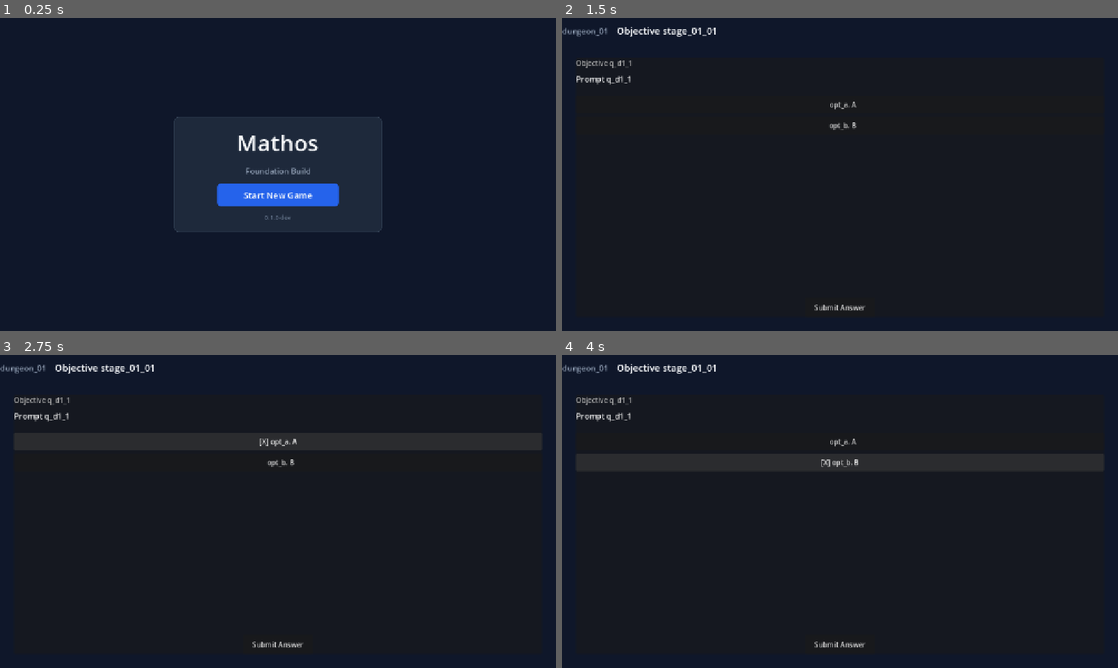
Above: before the commit, frames 1-4 (two rows, left to right).
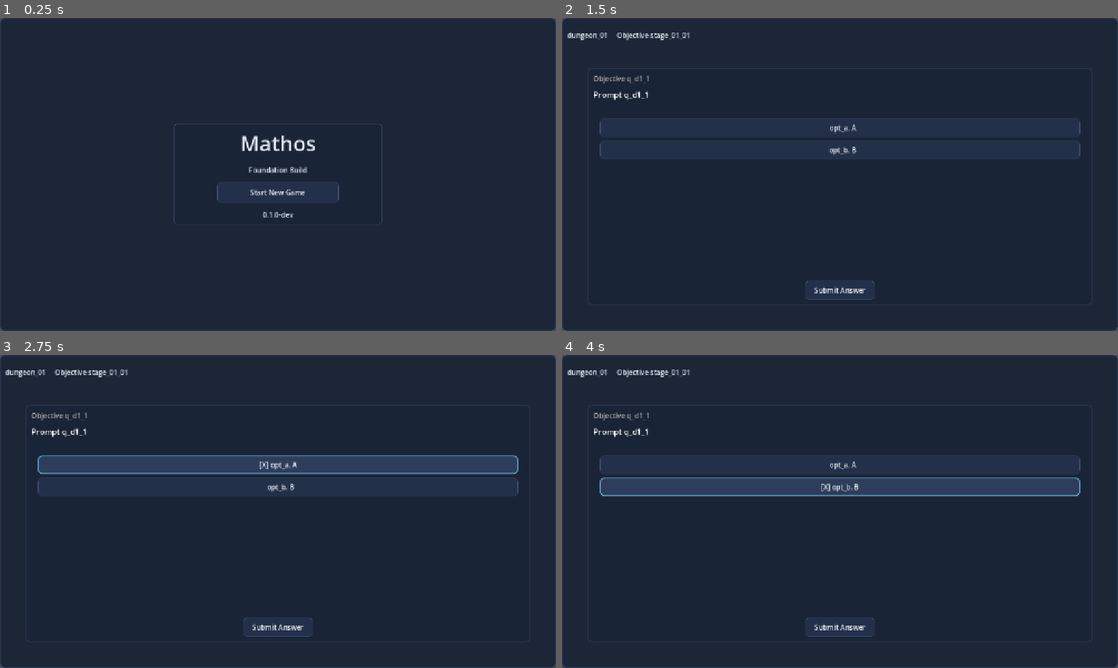
Above: after the commit, the same moments.

Repository: vanthanhcampus57-dev/Mathos
Game: Godot game, scene res://src/app/app_root.tscn
The game is run twice, just before and just after one commit, with the same random seed, the same clock (stepped at 60 frames per second) and the same inputs.
Inputs:
- Up to frame 1 (0.25 s): no input
- Up to frame 2 (1.5 s): click "Start New Game" at 0.5 s; click "Start Puzzle" at 1.25 s
- Up to frame 3 (2.75 s): click "opt_a. A" at 2 s
- Up to frame 4 (4 s): click "[X] opt_a. A" at 2.75 s; click "opt_b. B" at 3.5 s

The runs differ from the first frame. In frame 1, 3.7% of the frame differs, in the area x 0-100%, y 0-100%; in frame 2, 21%; in frame 3, 16%; in frame 4, 20%.

Commit message:
feat(ui): reconcile stage presentation shell with authoritative mathos_theme shared UI foundation

Diff:
--- a/src/ui/stage/stage_presentation_shell.tscn
+++ b/src/ui/stage/stage_presentation_shell.tscn
@@ -1,20 +1,9 @@
-[gd_scene load_steps=14 format=3 uid="uid://d1_stage_presentation_shell_001"]
+[gd_scene load_steps=5 format=3 uid="uid://d1_stage_presentation_shell_001"]
 
 [ext_resource type="Script" path="res://src/ui/stage/stage_presentation_shell.gd" id="1_script"]
-[ext_resource type="PackedScene" uid="uid://d1_lesson_panel_001" path="res://src/ui/lesson/lesson_panel.tscn" id="2_lesson"]
-[ext_resource type="PackedScene" uid="uid://d1_stage_complete_panel_001" path="res://src/ui/stage/stage_complete_panel.tscn" id="3_complete"]
-[ext_resource type="StyleBox" path="res://src/ui/stage/styles/badge_restored.tres" id="4_badge_bg"]
-[ext_resource type="StyleBox" path="res://src/ui/stage/styles/panel_bg.tres" id="5_panel_bg"]
-[ext_resource type="StyleBox" path="res://src/ui/stage/styles/btn_primary_normal.tres" id="6_btn_p_norm"]
-[ext_resource type="StyleBox" path="res://src/ui/stage/styles/btn_primary_hover.tres" id="7_btn_p_hov"]
-[ext_resource type="StyleBox" path="res://src/ui/stage/styles/btn_primary_pressed.tres" id="8_btn_p_press"]
-[ext_resource type="StyleBox" path="res://src/ui/stage/styles/btn_secondary_normal.tres" id="9_btn_s_norm"]
-[ext_resource type="StyleBox" path="res://src/ui/stage/styles/btn_secondary_hover.tres" id="10_btn_s_hov"]
-[ext_resource type="StyleBox" path="res://src/ui/stage/styles/btn_secondary_pressed.tres" id="11_btn_s_press"]
-[ext_resource type="StyleBox" path="res://src/ui/stage/styles/btn_focus.tres" id="12_btn_focus"]
-
-[sub_resource type="StyleBoxFlat" id="StyleBoxFlat_root_bg"]
-bg_color = Color(0.0588235, 0.0901961, 0.164706, 1)
+[ext_resource type="Theme" uid="uid://mathos_theme_001" path="res://src/ui/theme/mathos_theme.tres" id="2_theme"]
+[ext_resource type="PackedScene" uid="uid://d1_lesson_panel_001" path="res://src/ui/lesson/lesson_panel.tscn" id="3_lesson"]
+[ext_resource type="PackedScene" uid="uid://d1_stage_complete_panel_001" path="res://src/ui/stage/stage_complete_panel.tscn" id="4_complete"]
 
 [node name="StagePresentationShell" type="PanelContainer"]
 anchors_preset = 15
@@ -22,7 +11,8 @@
 anchor_bottom = 1.0
 grow_horizontal = 2
 grow_vertical = 2
-theme_override_styles/panel = SubResource("StyleBoxFlat_root_bg")
+theme = ExtResource("2_theme")
+theme_type_variation = &"MathosPanelPrimary"
 script = ExtResource("1_script")
 
 [node name="VBoxContainer" type="VBoxContainer" parent="."]
@@ -31,31 +21,27 @@
 
 [node name="HeaderBar" type="HBoxContainer" parent="VBoxContainer"]
 visible = false
-custom_minimum_size = Vector2(0, 60)
+custom_minimum_size = Vector2(0, 56)
 layout_mode = 2
 theme_override_constants/separation = 20
 
 [node name="DungeonTitleLabel" type="Label" parent="VBoxContainer/HeaderBar"]
 layout_mode = 2
-theme_override_colors/font_color = Color(0.580392, 0.639216, 0.721569, 1)
-theme_override_font_sizes/font_size = 18
+theme_type_variation = &"MathosSubtitle"
 text = "Dungeon Title"
 vertical_alignment = 1
 
 [node name="StageTitleLabel" type="Label" parent="VBoxContainer/HeaderBar"]
 layout_mode = 2
 size_flags_horizontal = 3
-theme_override_colors/font_color = Color(0.972549, 0.980392, 0.988235, 1)
-theme_override_font_sizes/font_size = 22
+theme_type_variation = &"MathosHeading"
 text = "Stage Title"
 vertical_alignment = 1
 
 [node name="RestoredBadgeLabel" type="Label" parent="VBoxContainer/HeaderBar"]
 visible = false
 layout_mode = 2
-theme_override_colors/font_color = Color(0.960784, 0.619608, 0.043137, 1)
-theme_override_font_sizes/font_size = 14
-theme_override_styles/normal = ExtResource("4_badge_bg")
+theme_type_variation = &"MathosHeading"
 text = "[RESTORED STATE]"
 vertical_alignment = 1
 
@@ -72,7 +58,7 @@
 layout_mode = 2
 size_flags_horizontal = 4
 size_flags_vertical = 4
-theme_override_styles/panel = ExtResource("5_panel_bg")
+theme_type_variation = &"MathosCard"
 
 [node name="VBoxContainer" type="VBoxContainer" parent="VBoxContainer/MainBody/StartGameContainer"]
 layout_mode = 2
@@ -81,51 +67,39 @@
 
 [node name="TitleLabel" type="Label" parent="VBoxContainer/MainBody/StartGameContainer/VBoxContainer"]
 layout_mode = 2
-theme_override_colors/font_color = Color(0.972549, 0.980392, 0.988235, 1)
-theme_override_font_sizes/font_size = 52
+theme_type_variation = &"MathosTitle"
+theme_override_font_sizes/font_size = 48
 text = "Mathos"
 horizontal_alignment = 1
 
 [node name="SubtitleLabel" type="Label" parent="VBoxContainer/MainBody/StartGameContainer/VBoxContainer"]
 layout_mode = 2
-theme_override_colors/font_color = Color(0.580392, 0.639216, 0.721569, 1)
-theme_override_font_sizes/font_size = 18
+theme_type_variation = &"MathosSubtitle"
 text = "Foundation Build"
 horizontal_alignment = 1
 
 [node name="ContinueButton" type="Button" parent="VBoxContainer/MainBody/StartGameContainer/VBoxContainer"]
 visible = false
-custom_minimum_size = Vector2(280, 52)
+custom_minimum_size = Vector2(280, 48)
 layout_mode = 2
 size_flags_horizontal = 4
-theme_override_colors/font_color = Color(0.972549, 0.980392, 0.988235, 1)
-theme_override_font_sizes/font_size = 20
-theme_override_styles/normal = ExtResource("6_btn_p_norm")
-theme_override_styles/hover = ExtResource("7_btn_p_hov")
-theme_override_styles/pressed = ExtResource("8_btn_p_press")
-theme_override_styles/focus = ExtResource("12_btn_focus")
+theme_type_variation = &"MathosPrimaryButton"
 text = "Continue"
 
 [node name="NewGameButton" type="Button" parent="VBoxContainer/MainBody/StartGameContainer/VBoxContainer"]
-custom_minimum_size = Vector2(280, 52)
+custom_minimum_size = Vector2(280, 48)
 layout_mode = 2
 size_flags_horizontal = 4
-theme_override_colors/font_color = Color(0.972549, 0.980392, 0.988235, 1)
-theme_override_font_sizes/font_size = 20
-theme_override_styles/normal = ExtResource("6_btn_p_norm")
-theme_override_styles/hover = ExtResource("7_btn_p_hov")
-theme_override_styles/pressed = ExtResource("8_btn_p_press")
-theme_override_styles/focus = ExtResource("12_btn_focus")
+theme_type_variation = &"MathosSecondaryButton"
 text = "Start New Game"
 
 [node name="VersionLabel" type="Label" parent="VBoxContainer/MainBody/StartGameContainer/VBoxContainer"]
 layout_mode = 2
-theme_override_colors/font_color = Color(0.392157, 0.454902, 0.545098, 1)
-theme_override_font_sizes/font_size = 14
+theme_type_variation = &"MathosMeta"
 text = "0.1.0-dev"
 horizontal_alignment = 1
 
-[node name="LessonPanel" parent="VBoxContainer/MainBody" instance=ExtResource("2_lesson")]
+[node name="LessonPanel" parent="VBoxContainer/MainBody" instance=ExtResource("3_lesson")]
 layout_mode = 2
 
 [node name="QuestionHostContainer" type="MarginContainer" parent="VBoxContainer/MainBody"]
@@ -138,15 +112,14 @@
 
 [node name="FeedbackPanel" type="PanelContainer" parent="VBoxContainer/MainBody/FeedbackHostContainer"]
 layout_mode = 2
-theme_override_styles/panel = ExtResource("5_panel_bg")
+theme_type_variation = &"MathosCard"
 
 [node name="FeedbackLabel" type="Label" parent="VBoxContainer/MainBody/FeedbackHostContainer/FeedbackPanel"]
 layout_mode = 2
-theme_override_colors/font_color = Color(0.972549, 0.980392, 0.988235, 1)
-theme_override_font_sizes/font_size = 22
+theme_type_variation = &"MathosHeading"
 horizontal_alignment = 1
 vertical_alignment = 1
 
-[node name="StageCompletePanel" parent="VBoxContainer/MainBody" instance=ExtResource("3_complete")]
+[node name="StageCompletePanel" parent="VBoxContainer/MainBody" instance=ExtResource("4_complete")]
 visible = false
 layout_mode = 2
Binary file added: tests/evidence/stage_surfaces_foundation_b1_complete.png
Binary file added: tests/evidence/stage_surfaces_foundation_b1_entry.png
Binary file added: tests/evidence/stage_surfaces_foundation_b1_lesson.png
